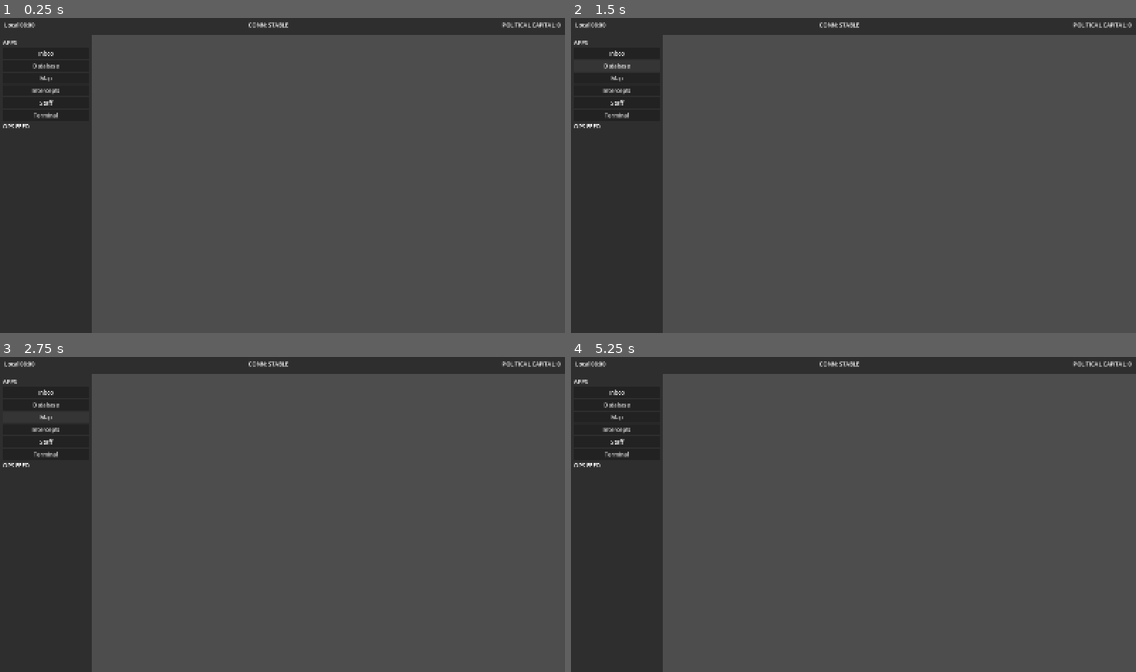
Above: before the commit, frames 1-4 (two rows, left to right).
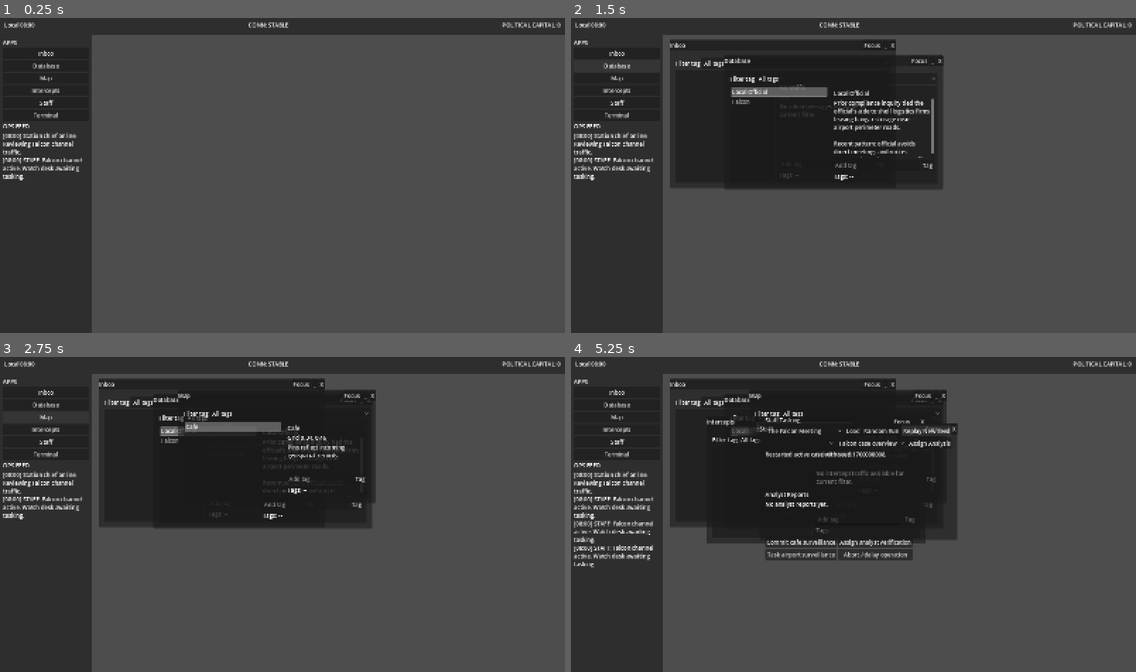
Above: after the commit, the same moments.

Repository: wnj00524/Station-Chief
Game: Godot game, scene res://scenes/main.tscn
Two runs of this game, one before a commit and one after it. Both use one fixed random seed, a clock stepped at 60 frames per second and the inputs below.
Inputs (mouse positions are in pixels of both pictures, inside the frame that each line leads up to):
- Up to frame 1 (0.25 s): no input
- Up to frame 2 (1.5 s): click "Inbox" at 0.5 s; click "Database" at 1.25 s
- Up to frame 3 (2.75 s): click "Map" at 2 s
- Up to frame 4 (5.25 s): click "Intercepts" at 2.75 s; click "Staff" at 3.5 s; click (853, 429) at 4.25 s, where only the run after the commit has a clickable "Load"; click (926, 429) at 5 s, where only the run after the commit has a clickable "Replay New Seed"

The runs differ from the first frame. In frame 1, 0.7% of the frame differs, in the area x 0-15%, y 36-52%; in frame 2, 22%; in frame 3, 23%; in frame 4, 27%, in the area x 0-69%, y 6-67%.
Error before the commit: Parse Error: Invalid operands "float" and "int" for "%" operator. (res://scripts/core/case_runner.gd:53)
Error after the commit: Invalid call. Nonexistent 'String' constructor. (res://scripts/ui/desktop_shell.gd:150)

Commit message:
Fix CaseRunner time bucketing and integer seed modulo

Diff:
--- a/game/scripts/core/case_runner.gd
+++ b/game/scripts/core/case_runner.gd
@@ -17,6 +17,7 @@
 var _pending_analyses: Array[Dictionary] = []
 var _case_registry: Array[Dictionary] = []
 var _active_seed: int = 0
+var _last_processed_minute_bucket: int = -1
 
 func _init(event_bus, clock, game_state) -> void:
 	_event_bus = event_bus
@@ -50,7 +51,7 @@
 		return false
 
 	if seed < 0:
-		seed = int(Time.get_unix_time_from_system() % 2147483647)
+		seed = int(Time.get_unix_time_from_system()) % 2147483647
 	_active_seed = seed
 	_rng.seed = seed
 
@@ -149,11 +150,14 @@
 	return true
 
 func _on_clock_ticked(_mission_time: float) -> void:
-	_process_scheduled_events()
-	_reveal_due_content()
+	var current_minute_bucket: int = int(floor(_clock.mission_time_minutes))
+	if current_minute_bucket != _last_processed_minute_bucket:
+		_last_processed_minute_bucket = current_minute_bucket
+		_process_scheduled_events()
+		_reveal_due_content()
+		_process_no_decision_pressure()
+	_process_outcome_resolution()
 	_process_pending_analysis()
-	_process_no_decision_pressure()
-	_process_outcome_resolution()
 
 func _load_case_registry() -> void:
 	_case_registry.clear()
@@ -182,6 +186,7 @@
 	_pending_analyses.clear()
 	_decision_payload = {}
 	_hidden_content_by_channel = {}
+	_last_processed_minute_bucket = -1
 	for scheduled_event: Dictionary in _loaded_case.get("scheduled_events", []):
 		var event_copy: Dictionary = scheduled_event.duplicate(true)
 		event_copy["fired"] = false
